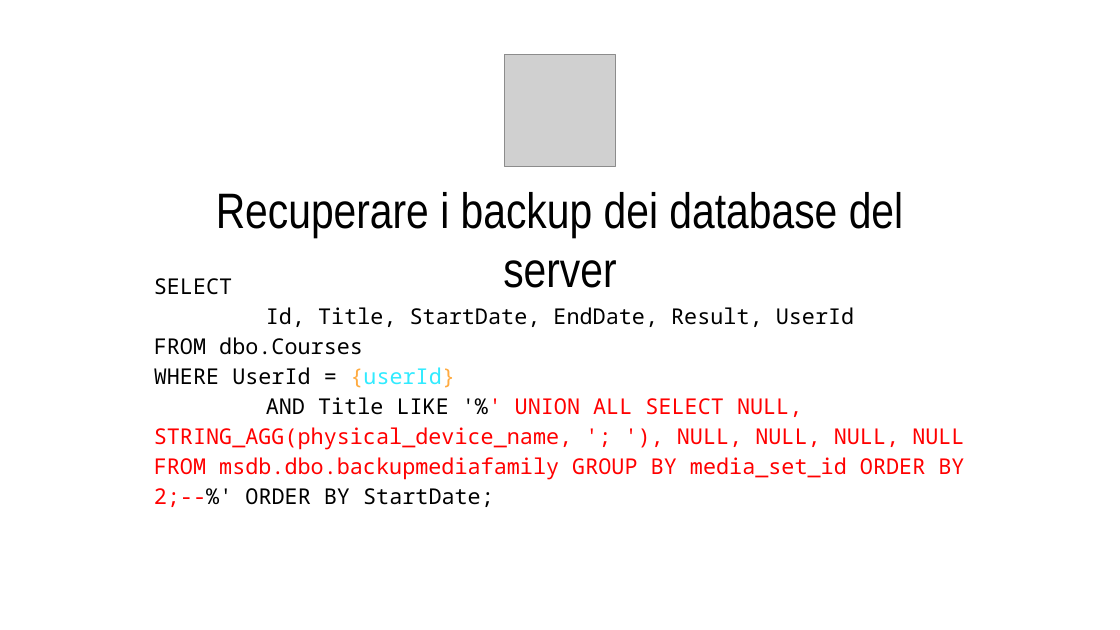
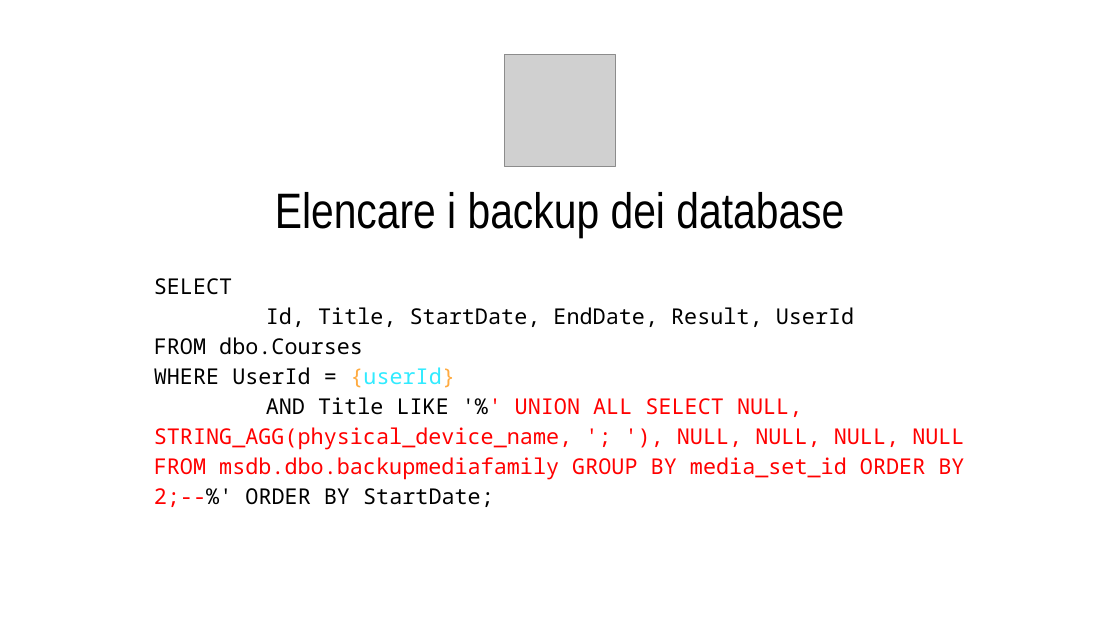
Before and after one commit to CodicePlastico/BibeCatalogue, a slide deck: slide 37 of 2025-10-21.PirlOverflow - SQL Injection crash(ed) course.pptx (slide 35 before the commit). Drawn at 1120x630 pixels with LibreOffice and Linux fonts; fonts in the diff are those of the drawing; grey boxes stand for pictures; background and template pictures are left out. Boxes give left, top, right and bottom in pixels: in the first picture for what was removed or moved away, otherwise in the second. Text is boxed around its words. In the diff, an @@ line names an element or a change of style, - is before the commit and + after.

```diff
--- a/2025-10-21.PirlOverflow - SQL Injection crash(ed) course.pptx
+++ b/2025-10-21.PirlOverflow - SQL Injection crash(ed) course.pptx
@@ title at [275,192,844,237]: text changed @@
-Recuperare i backup dei database del server
+Elencare i backup dei database
```
Also in this commit, not shown: 6 other slides changed, 4 slides added, 8 other files.
